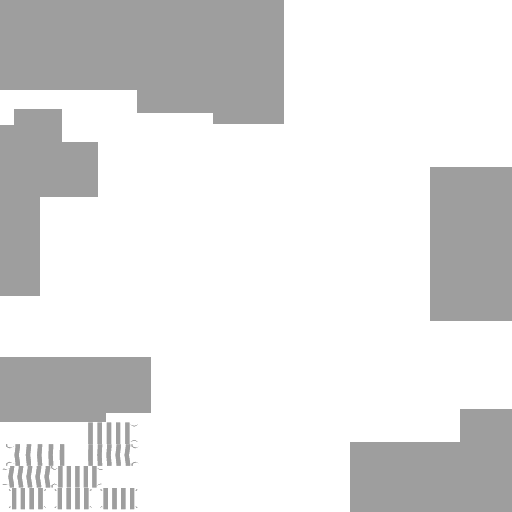
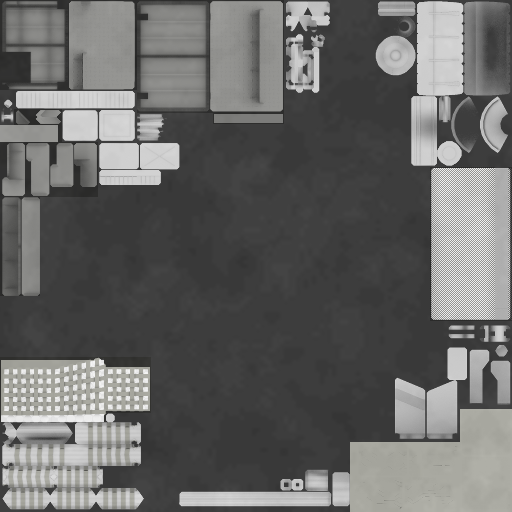
Layered file, before and after one edit (w=512, h=512). Changes by layer:
hid "___MET", painted on it over [0, 0, 512, 512]
showed group "_COLOR" (4 layers) over [0, 0, 512, 512]
painted on "AO" over [16, 1, 511, 510]
painted on "Layer #1" over [350, 167, 512, 512]
